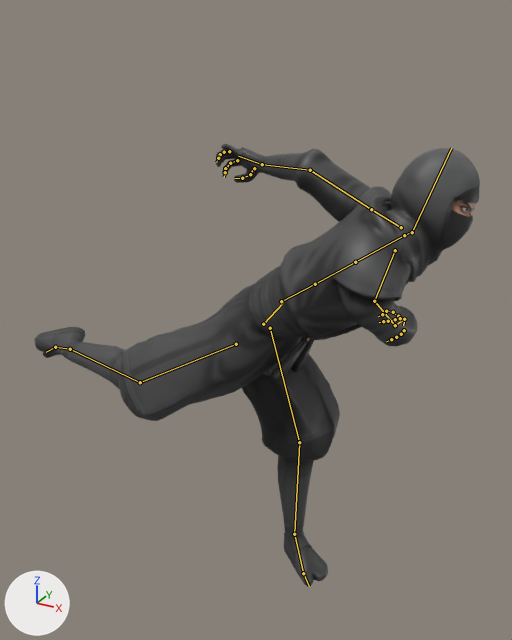
The FBX model Assets/GRAPHICS/MODELS/Ninja-Rigged-Clone-For-Animations.fbx: old version first, new version second.
Rendered twice from a 50 mm camera at (1.52, -2.36, 1.96) aimed at (0.37, -0.26, 0.91). The lights are fixed; the arrows at lower left show +X, +Y and +Z. The picture after the commit comes second. Both versions are drawn at frame 35 of the action 'throw_toss1'; the numbers are the values there. The bones that change, and the others that lie on the model, are drawn over the model as lines.

Names of what the first picture shows: 'last-ninja.001'.
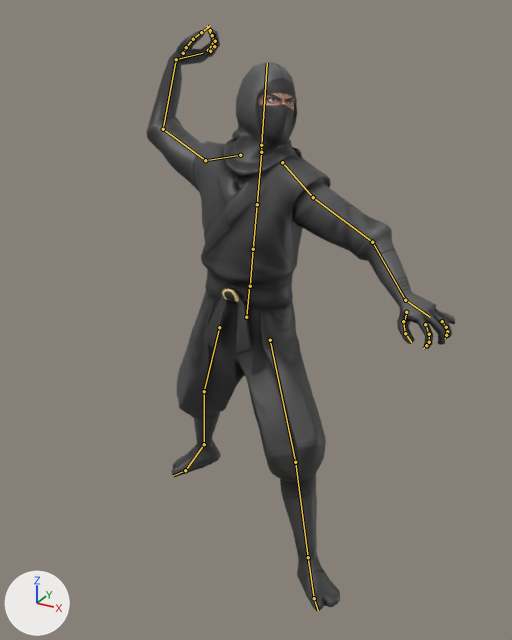
Location of each change, [x1, y1, x2, y2] in pixels of the pictures (512 x 640 px):
'last-ninja.001', posed (31% narrower, 32% taller)
    before: [34, 144, 480, 586]
    after: [146, 29, 455, 611]
bone 'mixamorig:Hips', root to tip
    before: (263, 324) to (283, 303)
    after: (246, 317) to (249, 286)
bone 'mixamorig:Spine', root to tip
    before: (281, 301) to (315, 284)
    after: (250, 286) to (253, 249)
bone 'mixamorig:Neck', root to tip
    before: (404, 235) to (411, 232)
    after: (261, 152) to (261, 145)
bone 'mixamorig:Head', root to tip
    before: (412, 232) to (451, 148)
    after: (261, 145) to (267, 63)
bone 'mixamorig:LeftShoulder', root to tip
    before: (401, 227) to (371, 209)
    after: (282, 162) to (313, 197)
bone 'mixamorig:LeftArm', root to tip
    before: (371, 209) to (310, 170)
    after: (313, 197) to (372, 242)
bone 'mixamorig:LeftForeArm', root to tip
    before: (310, 170) to (262, 164)
    after: (372, 242) to (405, 300)
bone 'mixamorig:LeftHand', root to tip
    before: (262, 164) to (238, 156)
    after: (405, 300) to (430, 317)
bone 'mixamorig:RightShoulder', root to tip
    before: (395, 250) to (374, 301)
    after: (240, 155) to (205, 160)
bone 'mixamorig:RightArm', root to tip
    before: (374, 301) to (395, 325)
    after: (205, 160) to (163, 129)
bone 'mixamorig:RightForeArm', root to tip
    before: (395, 325) to (404, 319)
    after: (163, 129) to (176, 59)
bone 'mixamorig:RightHand', root to tip
    before: (404, 319) to (403, 325)
    after: (176, 59) to (202, 53)
bone 'mixamorig:LeftUpLeg', root to tip
    before: (270, 328) to (299, 442)
    after: (270, 340) to (295, 462)
bone 'mixamorig:LeftLeg', root to tip
    before: (299, 442) to (294, 534)
    after: (295, 462) to (308, 557)
bone 'mixamorig:LeftFoot', root to tip
    before: (294, 534) to (303, 573)
    after: (308, 557) to (314, 598)
bone 'mixamorig:RightUpLeg', root to tip
    before: (236, 344) to (140, 382)
    after: (219, 327) to (204, 391)
bone 'mixamorig:RightLeg', root to tip
    before: (140, 382) to (70, 349)
    after: (204, 391) to (204, 444)
bone 'mixamorig:RightFoot', root to tip
    before: (70, 349) to (55, 347)
    after: (204, 444) to (185, 470)

The change, as a list of edits to the scene's bpy script:
```text
Change bone_mixamorig_hips:
    where bone_mixamorig_hips = bpy.data.objects['Armature'].pose.bones['mixamorig:Hips']
    bone_mixamorig_hips.location: (45.9, -7.1, 38.0) -> (33.3, -10.8, 27.9)
    bone_mixamorig_hips.rotation_quaternion: (0.715, 0.22, 0.619, -0.24) -> (0.992, -0.028, 0.067, -0.04)  # degrees (7, 82, -31) -> degrees (-3, 8, -5)
Change bone_mixamorig_spine:
    where bone_mixamorig_spine = bpy.data.objects['Armature'].pose.bones['mixamorig:Spine']  # child of 'mixamorig:Hips'
    bone_mixamorig_spine.rotation_quaternion: (0.964, 0.169, 0.2, -0.035) -> (0.998, 0.027, -0.055, 0.003)  # degrees (20, 23, 0) -> degrees (3, -6, 0)
Change bone_mixamorig_neck:
    where bone_mixamorig_neck = bpy.data.objects['Armature'].pose.bones['mixamorig:Neck']  # child of 'mixamorig:Spine2'
    bone_mixamorig_neck.rotation_quaternion: (0.999, -0.02, -0.047, 0.003) -> (0.982, -0.011, 0.178, 0.042)  # degrees (-2, -5, 0) -> degrees (0, 21, 5)
Change bone_mixamorig_head:
    where bone_mixamorig_head = bpy.data.objects['Armature'].pose.bones['mixamorig:Head']  # child of 'mixamorig:Neck'
    bone_mixamorig_head.rotation_quaternion: (0.927, -0.318, -0.174, -0.092) -> (0.947, -0.127, 0.283, -0.062)  # degrees (-37, -22, -4) -> degrees (-19, 31, -13)
Change bone_mixamorig_leftshoulder:
    where bone_mixamorig_leftshoulder = bpy.data.objects['Armature'].pose.bones['mixamorig:LeftShoulder']  # child of 'mixamorig:Spine2'
    bone_mixamorig_leftshoulder.rotation_quaternion: (0.965, 0.173, 0.0, -0.195) -> (0.982, 0.156, 0.0, 0.098)  # degrees (20, 4, -22) -> degrees (18, -2, 11)
Change bone_mixamorig_leftarm:
    where bone_mixamorig_leftarm = bpy.data.objects['Armature'].pose.bones['mixamorig:LeftArm']  # child of 'mixamorig:LeftShoulder'
    bone_mixamorig_leftarm.rotation_quaternion: (0.889, 0.255, 0.171, -0.34) -> (0.985, 0.048, 0.11, -0.124)  # degrees (23, 29, -36) -> degrees (4, 13, -14)
Change bone_mixamorig_leftforearm:
    where bone_mixamorig_leftforearm = bpy.data.objects['Armature'].pose.bones['mixamorig:LeftForeArm']  # child of 'mixamorig:LeftArm'
    bone_mixamorig_leftforearm.rotation_quaternion: (0.935, 0.012, -0.095, 0.342) -> (0.948, 0.01, 0.061, 0.312)  # degrees (-2, -11, 40) -> degrees (3, 6, 37)
Change bone_mixamorig_lefthand:
    where bone_mixamorig_lefthand = bpy.data.objects['Armature'].pose.bones['mixamorig:LeftHand']  # child of 'mixamorig:LeftForeArm'
    bone_mixamorig_lefthand.rotation_quaternion: (0.985, -0.003, -0.028, -0.172) -> (0.98, -0.166, 0.054, -0.093)  # degrees (0, -3, -20) -> degrees (-20, 4, -12)
Change bone_mixamorig_rightshoulder:
    where bone_mixamorig_rightshoulder = bpy.data.objects['Armature'].pose.bones['mixamorig:RightShoulder']  # child of 'mixamorig:Spine2'
    bone_mixamorig_rightshoulder.rotation_quaternion: (0.954, 0.201, 0.0, -0.221) -> (0.996, 0.018, 0.0, 0.083)  # degrees (23, 5, -25) -> degrees (2, 0, 9)
Change bone_mixamorig_rightarm:
    where bone_mixamorig_rightarm = bpy.data.objects['Armature'].pose.bones['mixamorig:RightArm']  # child of 'mixamorig:RightShoulder'
    bone_mixamorig_rightarm.rotation_quaternion: (0.645, 0.23, -0.166, -0.709) -> (0.879, -0.21, 0.421, -0.058)  # degrees (32, 6, -94) -> degrees (-37, 46, -24)
Change bone_mixamorig_rightforearm:
    where bone_mixamorig_rightforearm = bpy.data.objects['Armature'].pose.bones['mixamorig:RightForeArm']  # child of 'mixamorig:RightArm'
    bone_mixamorig_rightforearm.rotation_quaternion: (0.929, 0.105, -0.303, -0.185) -> (0.817, -0.355, 0.154, -0.424)  # degrees (21, -32, -29) -> degrees (-46, -3, -54)
Change bone_mixamorig_righthand:
    where bone_mixamorig_righthand = bpy.data.objects['Armature'].pose.bones['mixamorig:RightHand']  # child of 'mixamorig:RightForeArm'
    bone_mixamorig_righthand.rotation_quaternion: (0.988, 0.112, 0.016, 0.101) -> (0.814, -0.539, -0.176, -0.114)  # degrees (13, 1, 12) -> degrees (-67, -24, 0)
Change bone_mixamorig_leftupleg:
    where bone_mixamorig_leftupleg = bpy.data.objects['Armature'].pose.bones['mixamorig:LeftUpLeg']  # child of 'mixamorig:Hips'
    bone_mixamorig_leftupleg.rotation_quaternion: (0.867, 0.499, 0.008, -0.006) -> (0.946, 0.232, -0.133, 0.168)  # degrees (60, 1, 0) -> degrees (25, -19, 16)
Change bone_mixamorig_leftleg:
    where bone_mixamorig_leftleg = bpy.data.objects['Armature'].pose.bones['mixamorig:LeftLeg']  # child of 'mixamorig:LeftUpLeg'
    bone_mixamorig_leftleg.rotation_quaternion: (0.97, -0.165, 0.174, -0.029) -> (0.97, -0.226, -0.075, -0.017)  # degrees (-21, 19, -7) -> degrees (-26, -9, 0)
Change bone_mixamorig_leftfoot:
    where bone_mixamorig_leftfoot = bpy.data.objects['Armature'].pose.bones['mixamorig:LeftFoot']  # child of 'mixamorig:LeftLeg'
    bone_mixamorig_leftfoot.rotation_quaternion: (0.985, -0.075, 0.138, -0.073) -> (0.998, -0.027, -0.044, -0.002)  # degrees (-10, 15, -10) -> degrees (-3, -5, 0)
Change bone_mixamorig_rightupleg:
    where bone_mixamorig_rightupleg = bpy.data.objects['Armature'].pose.bones['mixamorig:RightUpLeg']  # child of 'mixamorig:Hips'
    bone_mixamorig_rightupleg.rotation_quaternion: (0.982, -0.152, 0.08, -0.074) -> (0.948, -0.206, -0.231, -0.054)  # degrees (-18, 8, -10) -> degrees (-24, -28, 0)
Change bone_mixamorig_rightleg:
    where bone_mixamorig_rightleg = bpy.data.objects['Armature'].pose.bones['mixamorig:RightLeg']  # child of 'mixamorig:RightUpLeg'
    bone_mixamorig_rightleg.rotation_quaternion: (0.943, -0.312, 0.115, -0.01) -> (0.983, 0.023, 0.174, 0.049)  # degrees (-37, 12, -5) -> degrees (4, 20, 6)
Change bone_mixamorig_rightfoot:
    where bone_mixamorig_rightfoot = bpy.data.objects['Armature'].pose.bones['mixamorig:RightFoot']  # child of 'mixamorig:RightLeg'
    bone_mixamorig_rightfoot.rotation_quaternion: (0.881, -0.402, 0.239, 0.077) -> (0.857, 0.029, 0.47, -0.207)  # degrees (-50, 29, -4) -> degrees (-15, 55, -35)
```
